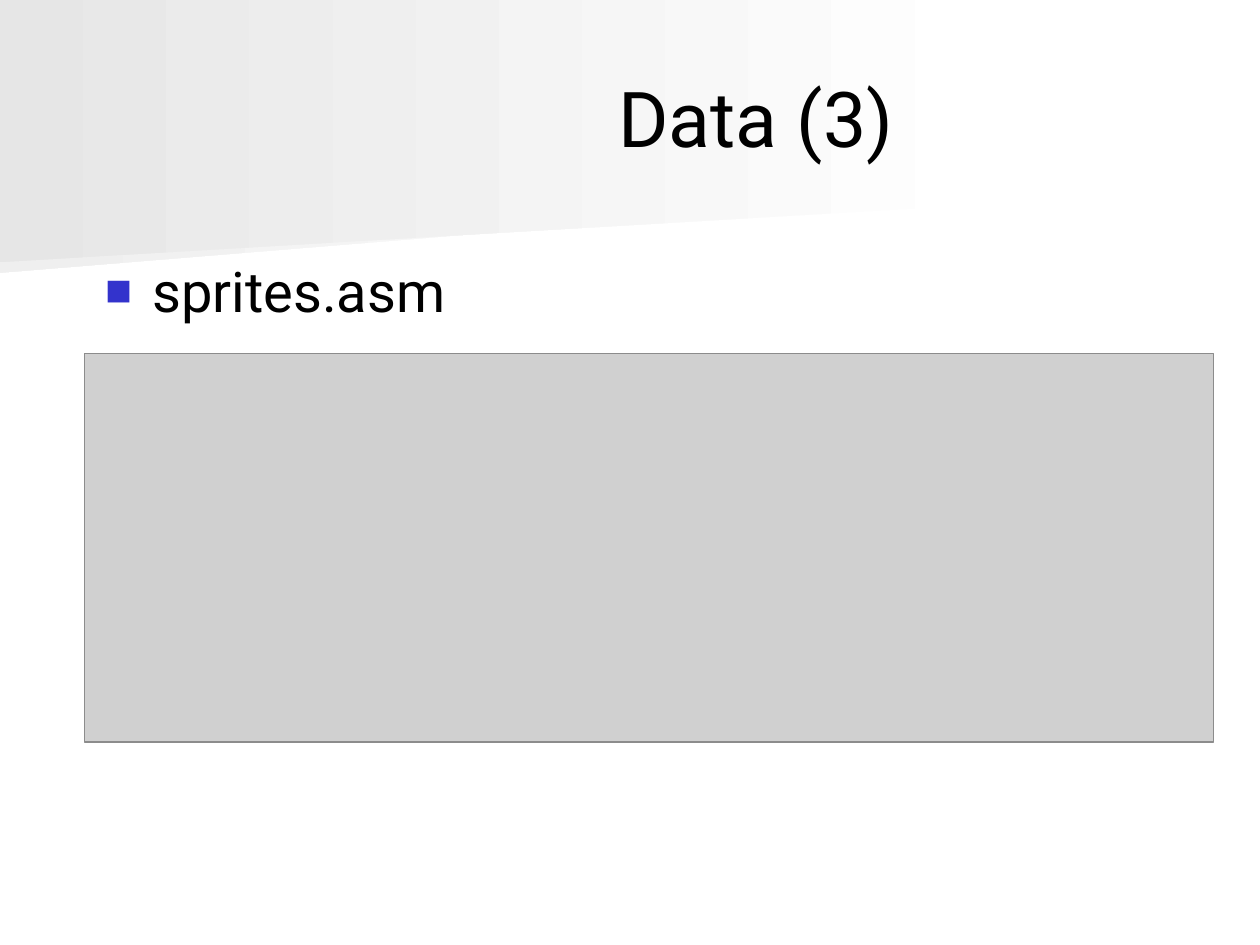
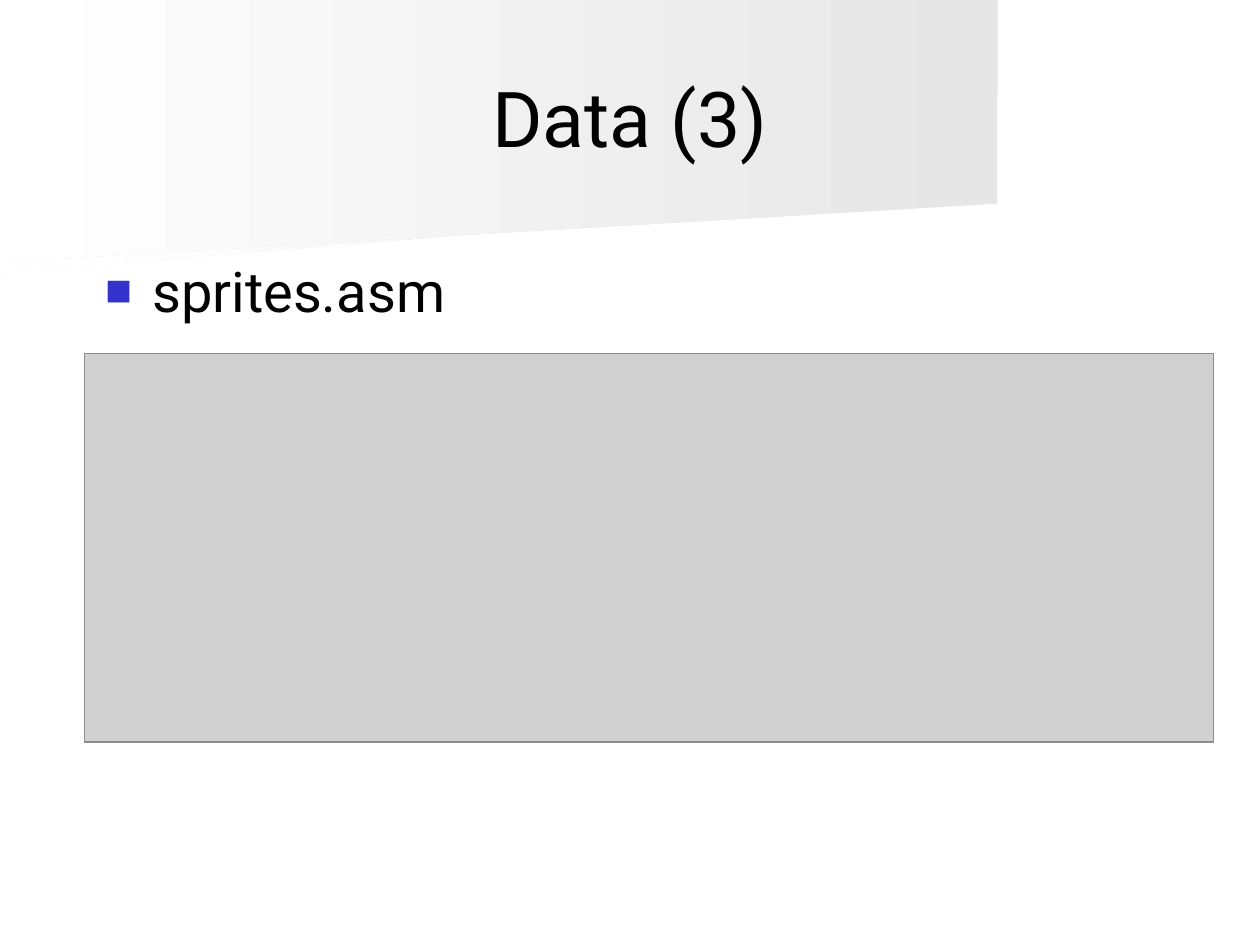
Before and after one commit to angryzor/space_invaders_8086, a slide deck: slide 43 of Presentatie.ppt (slide 42 before the commit). Drawn at 1260x945 pixels with LibreOffice and Linux fonts; fonts in the diff are those of the drawing; grey boxes stand for pictures. Boxes give left, top, right and bottom in pixels: in the first picture for what was removed or moved away, otherwise in the second. Text is boxed around its words. In the diff, an @@ line names an element or a change of style, - is before the commit and + after.

```diff
--- a/Presentatie.ppt
+++ b/Presentatie.ppt
@@ freeform shape at box(0, 0, 998, 262): fill gradient #FFFFFF to #E6E6E6 to gradient #E6E6E6 to #FFFFFF @@
@@ title "Data (3)" at box(492, 85, 767, 165): indent changed @@
@@ freeform shape at box(0, 127, 982, 272): fill gradient #FFFFFF to #EFEFEF to gradient #EFEFEF to #FFFFFF @@
@@ text "sprites.asm" at box(152, 271, 445, 324): indent changed @@
```
Also in this commit, not shown: 45 other slides changed, 1 slide added.
